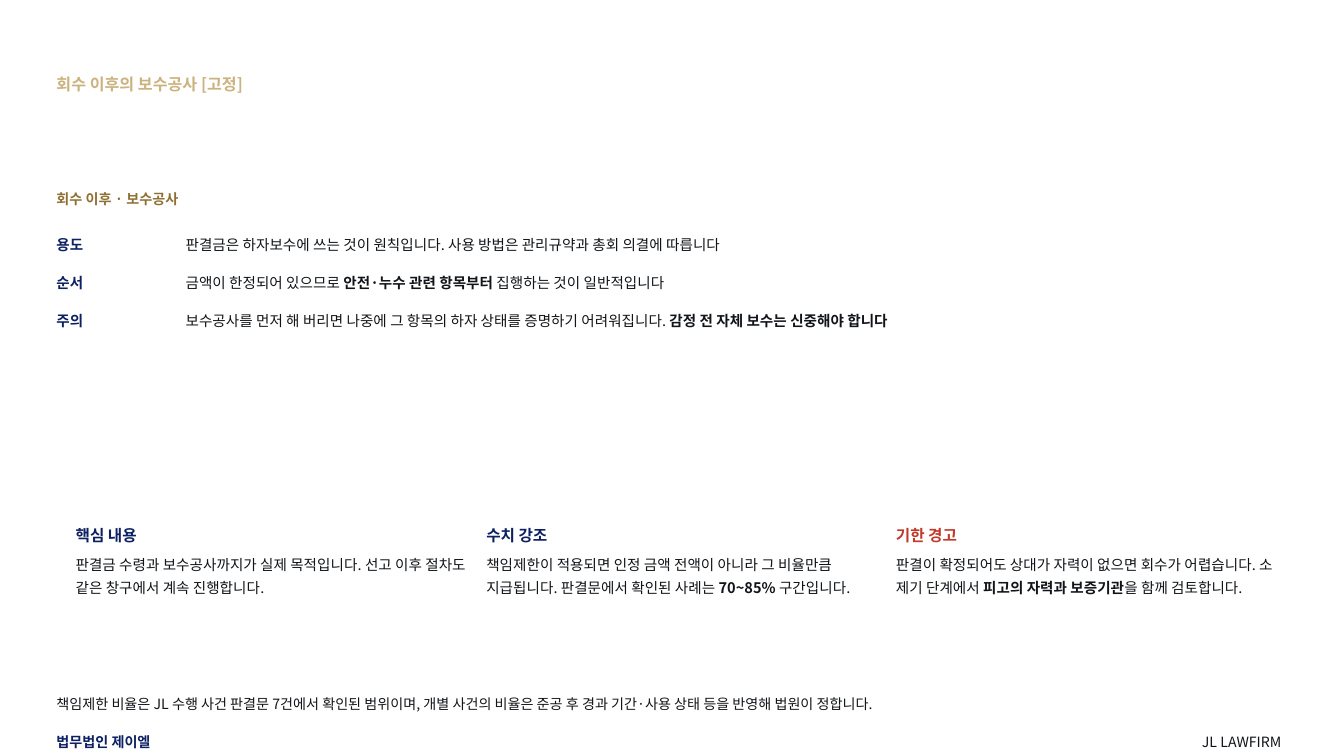
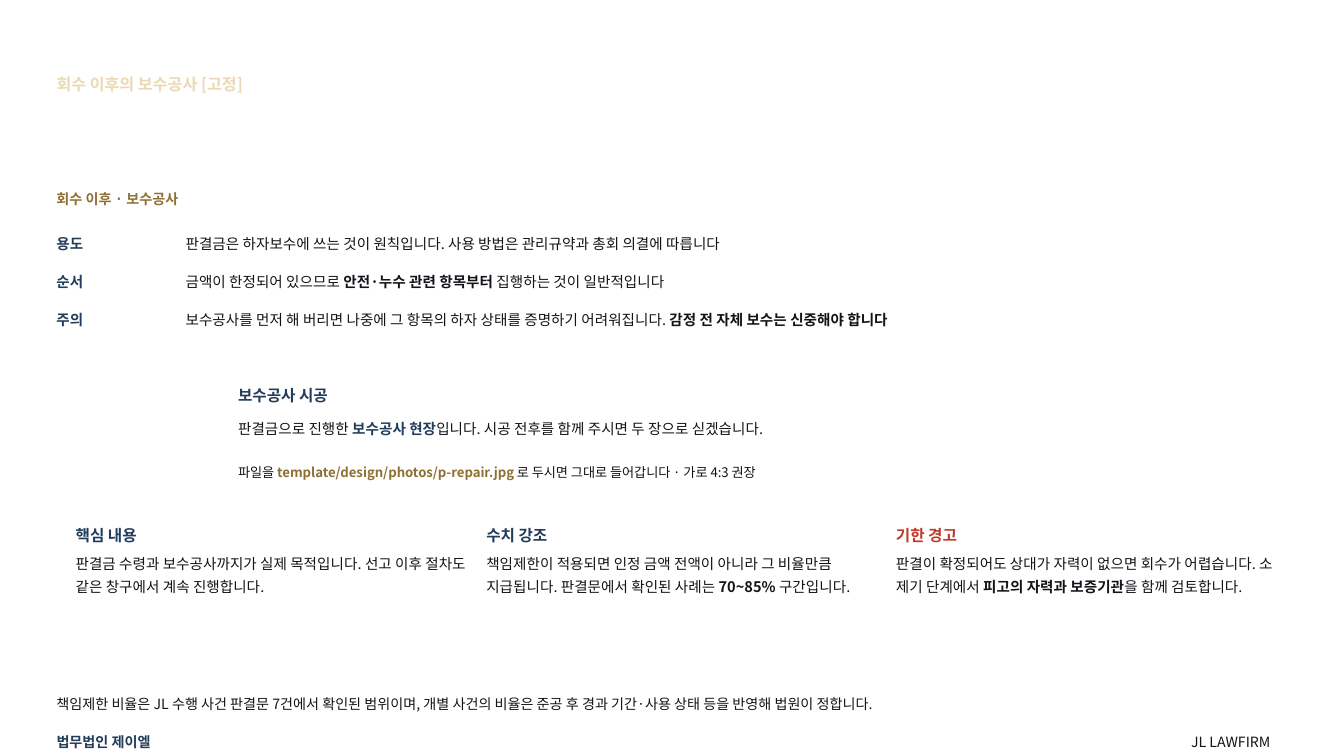
Before and after one commit to kingjin77-rgb/jl-magazine, a slide deck: slide 81 of template/design/preview/JL_하자소송_기본제안서.pptx (slide 78 before the commit). Drawn at 1344x756 pixels with LibreOffice and Linux fonts; fonts in the diff are those of the drawing; background and template pictures are left out. Boxes give left, top, right and bottom in pixels: in the first picture for what was removed or moved away, otherwise in the second. Text is boxed around its words. In the diff, an @@ line names an element or a change of style, - is before the commit and + after.

```diff
--- a/template/design/preview/JL_하자소송_기본제안서.pptx
+++ b/template/design/preview/JL_하자소송_기본제안서.pptx
@@ text "회수 이후의 보수공사 [고정]" at [57,77,243,93]: text colour #CBB27E to #EBD9B4 @@
@@ text added at [238,388,328,403], 11.2 pt, text #223D5B, bold @@
+보수공사 시공
@@ text added at [238,421,763,436], 10.4 pt, text #111418 @@
+판결금으로 진행한 보수공사 현장입니다. 시공 전후를 함께 주시면 두 장으로 싣겠습니다.
@@ text added at [238,466,756,480], 9.4 pt, text #8F7033, bold @@
+파일을 template/design/photos/p-repair.jpg 로 두시면 그대로 들어갑니다 · 가로 4:3 권장
@@ text colour #0D2162 to #223D5B in 6 elements at [76,528,137,543], [486,528,548,543], [56,237,83,251], [56,274,83,289], [56,312,83,327], [57,735,151,749] @@
@@ text "JL LAWFIRM": place and size @@
-text "JL LAWFIRM" at [1202,736,1281,747]
+text "JL LAWFIRM" at [1191,736,1270,747]
```
Also in this commit, not shown: 91 other slides changed, 3 slides added, 2 other files.
